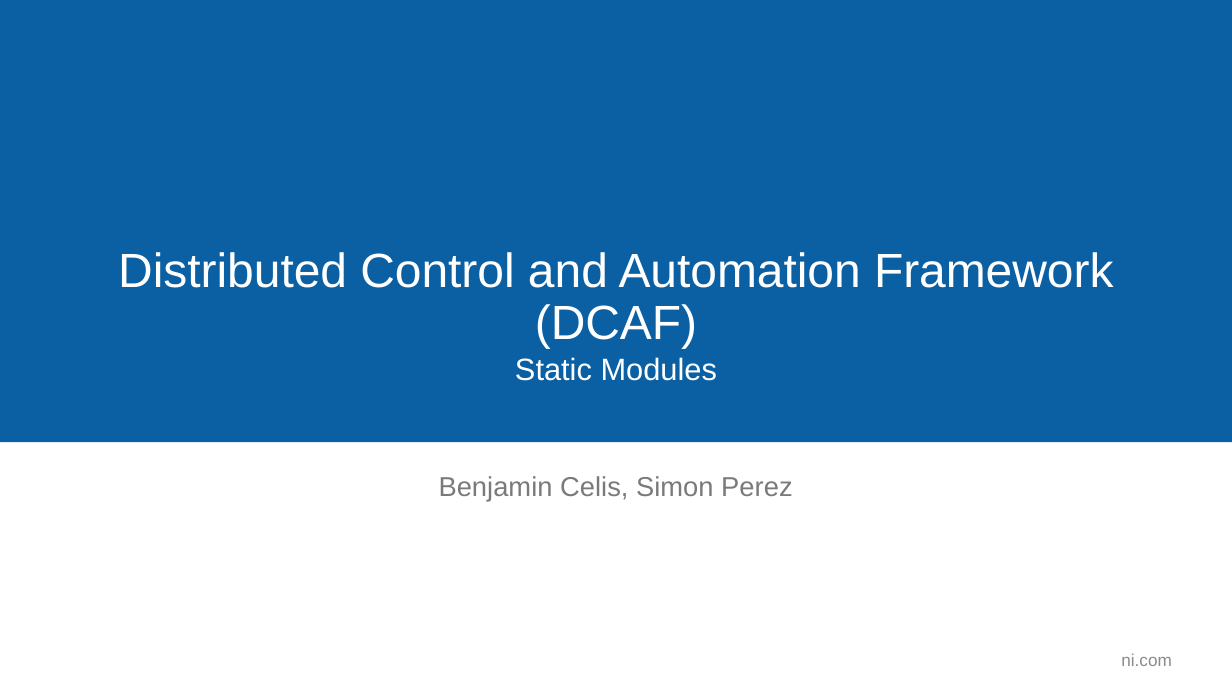
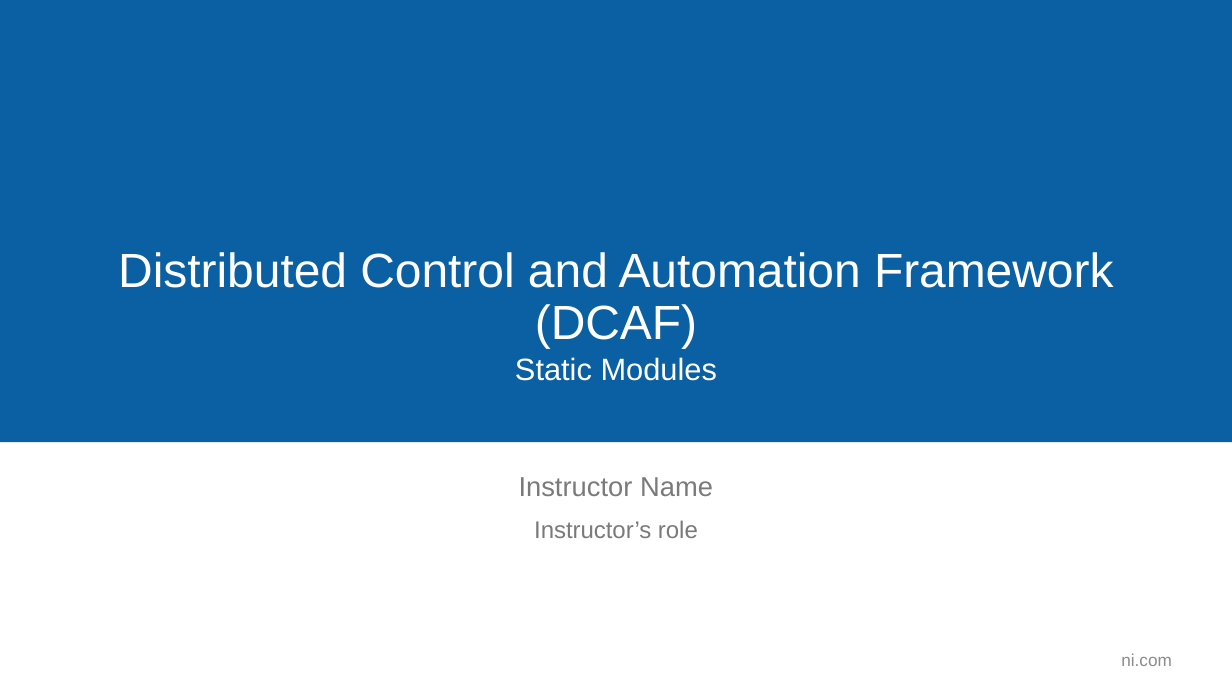
Before and after one commit to LabVIEW-DCAF/Documentation, a slide deck: slide 1 of Trunk/Getting Started Material/DCAF Training/6 Static Modules.pptx. Drawn at 1232x693 pixels with LibreOffice and Linux fonts; fonts in the diff are those of the drawing; background and template pictures are left out. Boxes give left, top, right and bottom in pixels: in the first picture for what was removed or moved away, otherwise in the second. Text is boxed around its words. In the diff, an @@ line names an element or a change of style, - is before the commit and + after.

```diff
--- a/Trunk/Getting Started Material/DCAF Training/6 Static Modules.pptx
+++ b/Trunk/Getting Started Material/DCAF Training/6 Static Modules.pptx
@@ text at [519, 477, 713, 496]: text changed @@
-Benjamin Celis, Simon Perez
+Instructor Name
@@ text added at [534, 520, 698, 538], 18.7 pt, text #7A7A7A @@
+Instructor’s role
```
Also in this commit, not shown: 9 other slides changed, 34 slides added, 12 slides removed.
